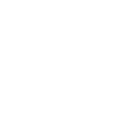
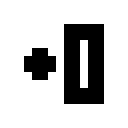
Revision of a layered 128px x 128px image; what changed, layer by layer:
painted on "Hintergrund" over [24, 24, 104, 104]
